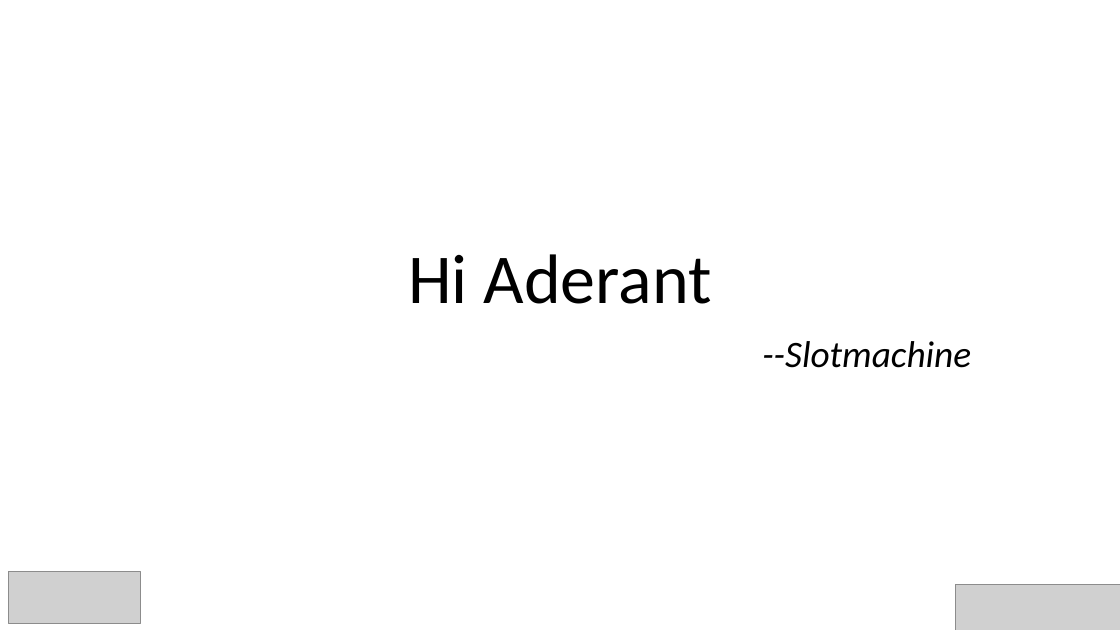
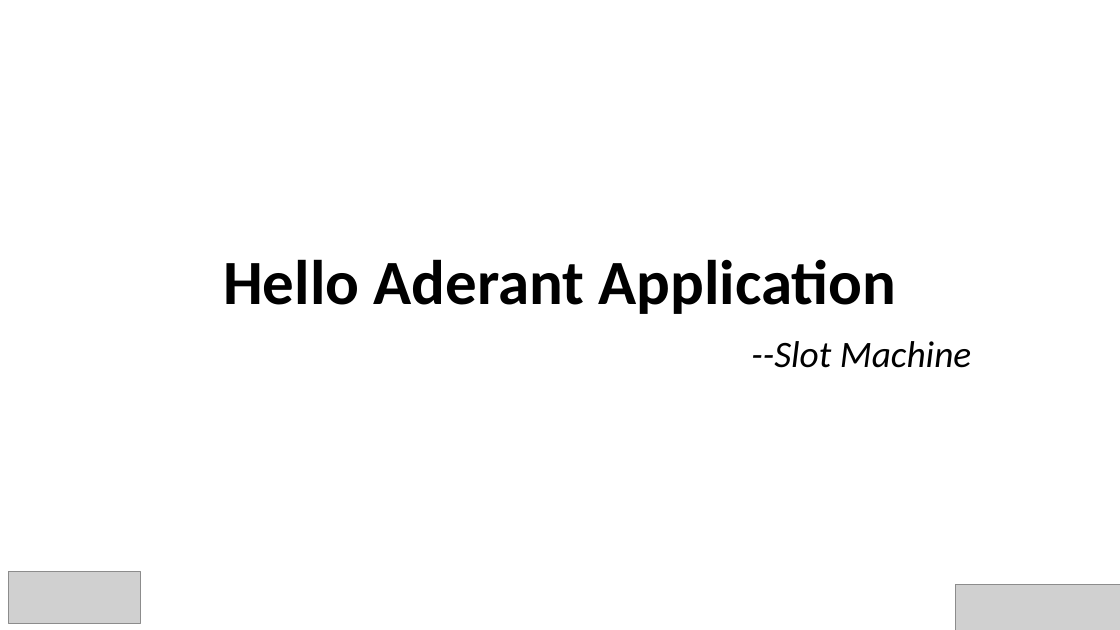
Before and after one commit to weilingxie/helloaderantslotmachine, a slide deck: slide 1 of helloaderant-WilliamXie.pptx. Drawn at 1120x630 pixels with LibreOffice and Linux fonts; fonts in the diff are those of the drawing; grey boxes stand for pictures. Boxes give left, top, right and bottom in pixels: in the first picture for what was removed or moved away, otherwise in the second. Text is boxed around its words. In the diff, an @@ line names an element or a change of style, - is before the commit and + after.

Commit message:
modify ppt

```diff
--- a/helloaderant-WilliamXie.pptx
+++ b/helloaderant-WilliamXie.pptx
@@ title at [223, 259, 896, 314]: text changed; size 60 to 54 pt; bold on @@
-Hi Aderant
+Hello Aderant Application
@@ subtitle at [751, 341, 971, 368]: text changed @@
---Slotmachine
+--Slot Machine
```
Also in this commit, not shown: 1 other slide changed, 5 slides added, 4 slides removed.
